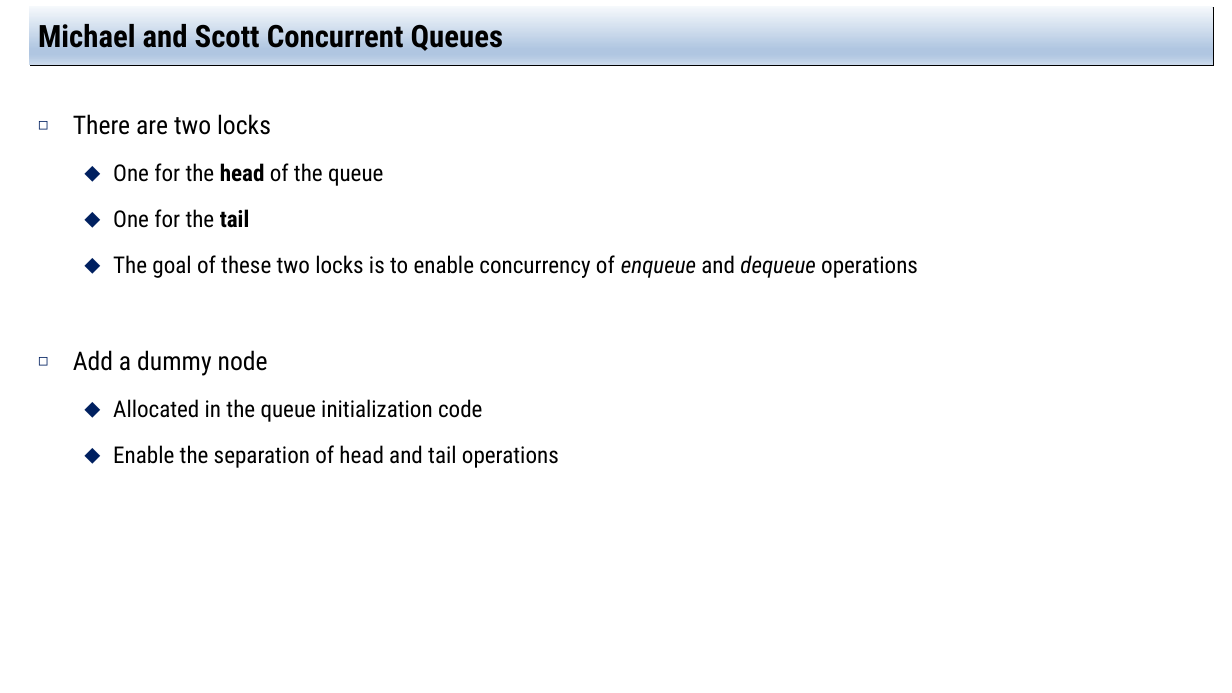
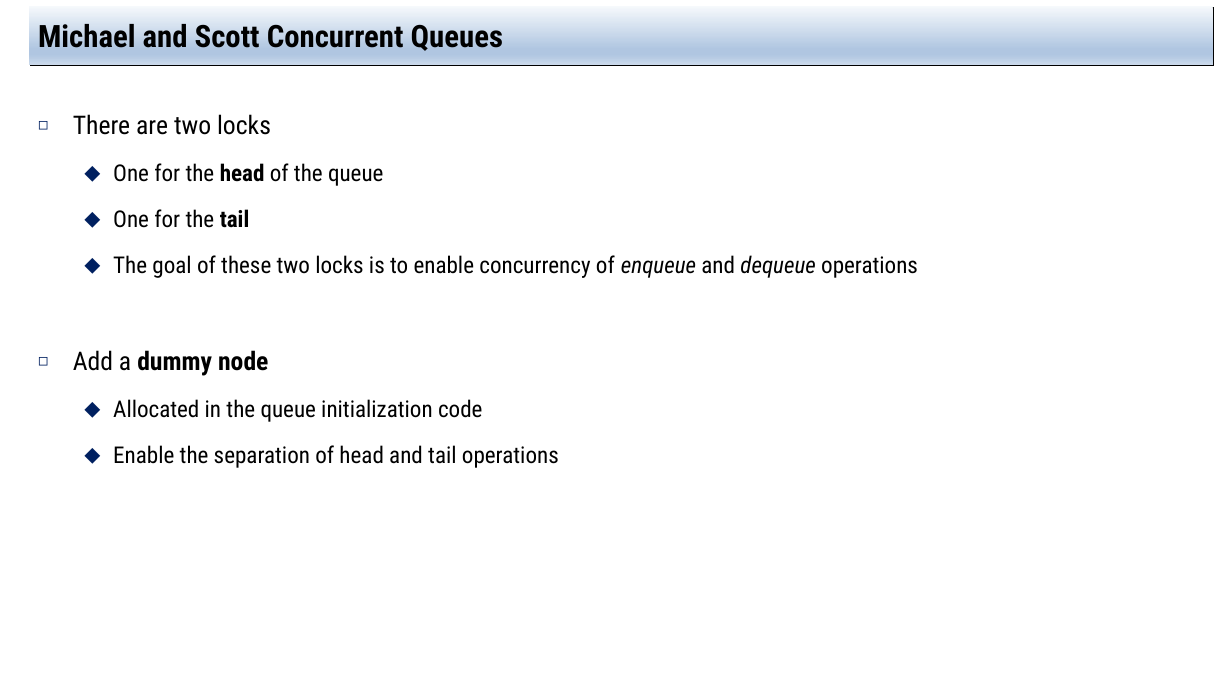
Before and after one commit to jachermocilla/extra-course-materials, a slide deck: slide 25 of cmsc125/ostep/slides/02.Concurrency/29.Lock-based_Concurrent_Data_Structures.pptx. Drawn at 1232x693 pixels with LibreOffice and Linux fonts; fonts in the diff are those of the drawing. Boxes give left, top, right and bottom in pixels: in the first picture for what was removed or moved away, otherwise in the second. Text is boxed around its words. In the diff, an @@ line names an element or a change of style, - is before the commit and + after.

```diff
--- a/cmsc125/ostep/slides/02.Concurrency/29.Lock-based_Concurrent_Data_Structures.pptx
+++ b/cmsc125/ostep/slides/02.Concurrency/29.Lock-based_Concurrent_Data_Structures.pptx
@@ text at [73,350,268,376]: bold on in "dummy node" @@
```
Also in this commit, not shown: 9 other slides changed, 1 other file.
